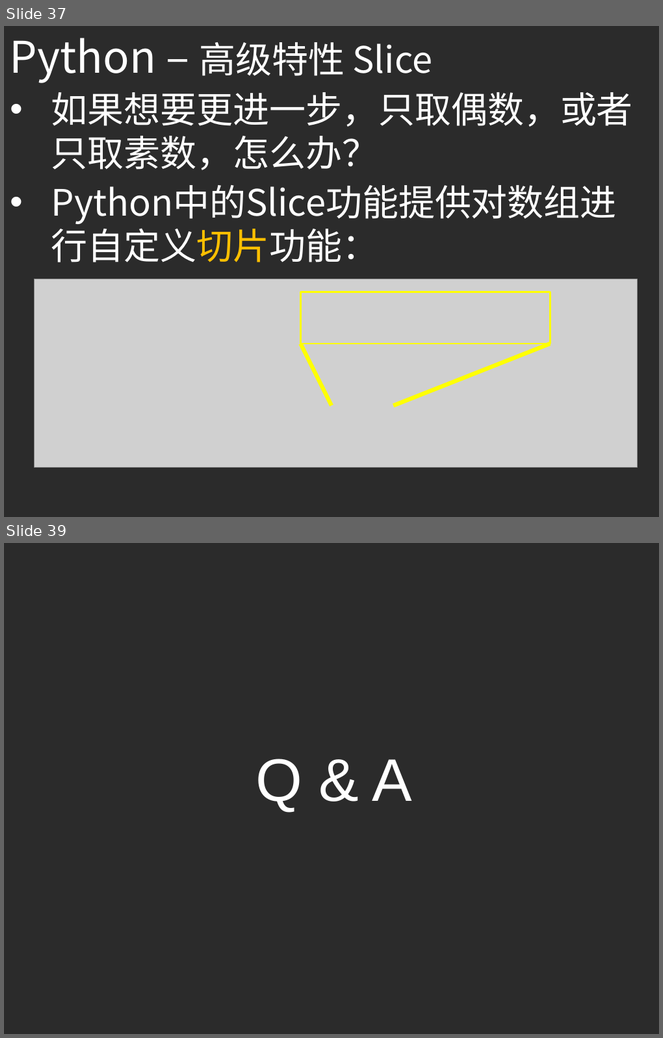
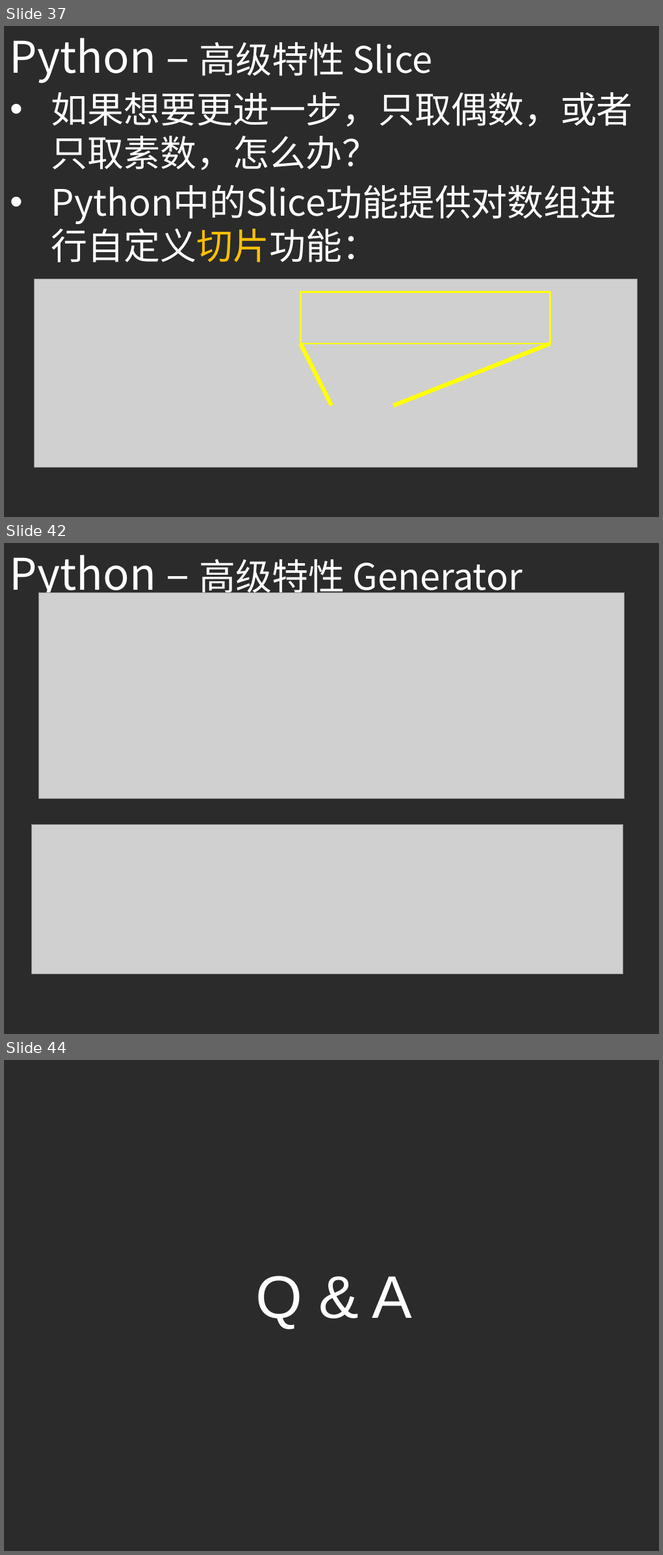
Before and after one commit to ouriris/ml-course, a slide deck: chapter.1/ppt/ML_CH1_Python_Basic.pptx. Shown one above the other, each under a label of ours: slides 37 and 39 before the commit, slides 37, 42 and 44 after it; the slides between them are not shown. The pictures are 663x1038 and 663x1555 pixels, drawn with LibreOffice and Linux fonts; fonts in the diff are those of the drawing; grey boxes stand for pictures; background and template pictures are left out; a plain dark background stands for a picture behind light text. Boxes give left, top, right and bottom in pixels: in the first picture for what was removed or moved away, otherwise in the second. Text is boxed around its words. In the diff, an @@ line names an element or a change of style, - is before the commit and + after.

```diff
--- a/chapter.1/ppt/ML_CH1_Python_Basic.pptx
+++ b/chapter.1/ppt/ML_CH1_Python_Basic.pptx
@@ slide 42 added at (4, 543, 659, 1034), background picture (left out) @@
@@ text added at (10, 555, 523, 600), 40 pt, text #FFFFFF @@
+Python – 高级特性 Generator
@@ picture added at (38, 593, 625, 799) @@
@@ picture added at (31, 824, 624, 974) @@
@@ what was slide 39 is now slide 44 @@
```
Also in this commit, not shown: 1 slide changed, 4 other slides added.
